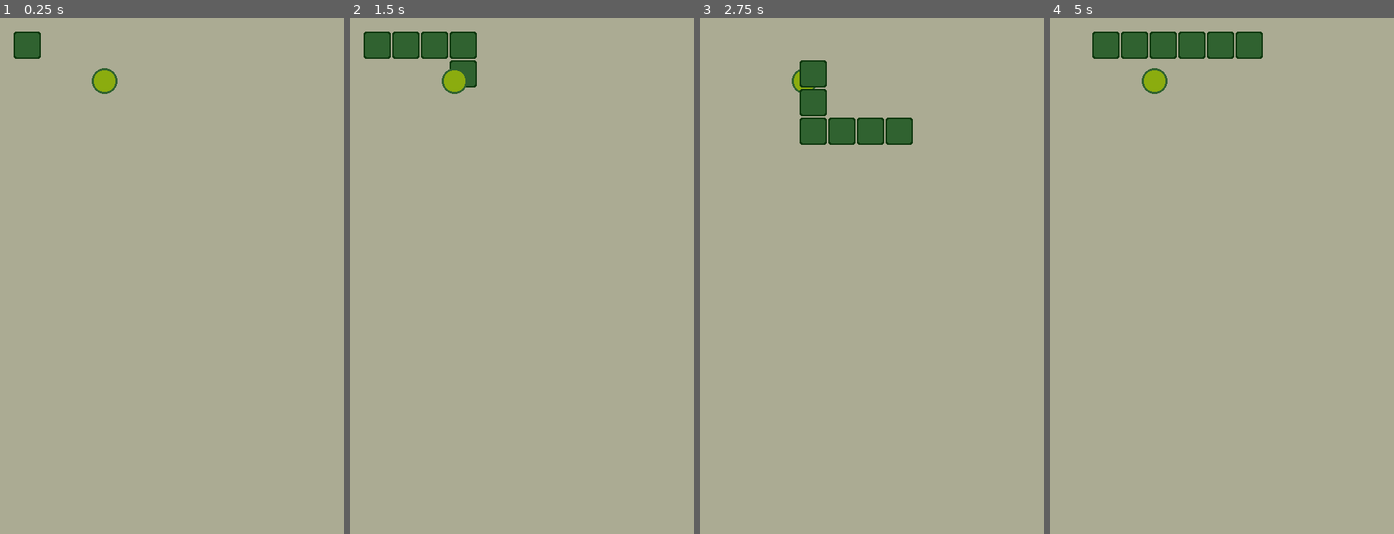
Above: before the commit, frames 1-4 (left to right).
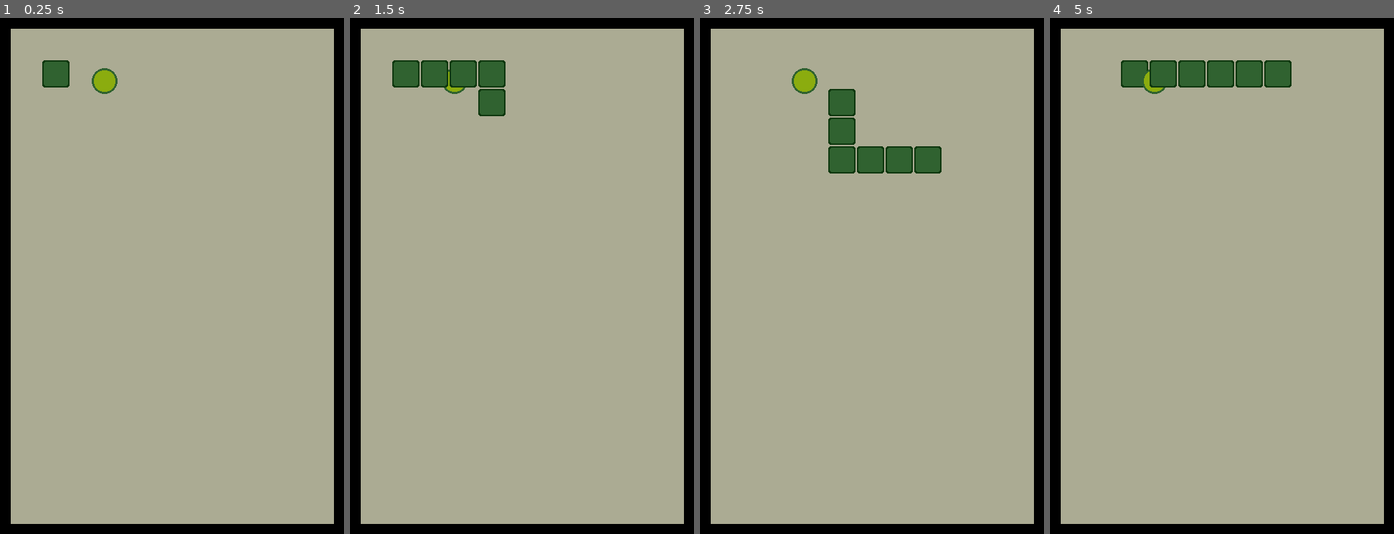
Above: after the commit, the same moments.

Repository: dotJamo/Personal_Snake_Project
Game: Godot game, scene res://Snake.tscn
Same seed, same stepped clock (60 frames per second), same inputs: the game is played once before the commit and once after it.
Inputs:
- Up to frame 1 (0.25 s): no input
- Up to frame 2 (1.5 s): tap Enter at 0.5 s; hold Right (ui_right) 0.53-1.28 s; hold Down (ui_down) from 1.28 s (still down)
- Up to frame 3 (2.75 s): release Down (ui_down) at 2.03 s; hold Right (ui_right) from 2.03 s (still down)
- Up to frame 4 (5 s): release Right (ui_right) at 2.78 s; hold Up (ui_up) 2.78-3.53 s; hold Left (ui_left) from 3.53 s (still down)

The runs differ from the first frame. In frame 1, 11% of the frame differs, in the area x 0-100%, y 0-100%; in frame 2, 13%; in frame 3, 14%; in frame 4, 15%.

Commit message:
Fail State
Added a fail state if colliding with self or wall.

It's not actually detecting collision, it's just doing math and seeing if anything exists at those coordinates or if it exceeds the bounds of the game.

Diff:
--- a/MainSegment.gd
+++ b/MainSegment.gd
@@ -8,6 +8,7 @@
 			"ui_down": Vector2.DOWN}
 var started:bool=false
 @onready var gtimer = get_node("/root/Main/GlobalTimer")
+var all_pos:Array = []
 
 
 func _ready():
@@ -18,8 +19,8 @@
 	for dir in inputs.keys():
 		if event.is_action_pressed(dir) and inputs[dir] != -last_direction:
 			move(dir)
-		else:
-			pass
+		if event.is_action_pressed(dir) and started == false:
+			move(dir)
 
 func move(dir):
 	started = true
@@ -31,6 +32,18 @@
 
 func _on_global_timer_timeout():
 	if started == true:
-		var old_position = position
+		get_all_object_position_but_not_food()
 		var new_position = position + last_direction * tile_size
-		position = new_position
+		for check in all_pos:
+			if new_position == check:
+				get_tree().reload_current_scene()
+			if new_position.x >= 440 or new_position.x <= 0 or new_position.y >= 680 or new_position.y <= 0:
+				get_tree().reload_current_scene()
+			else:
+				all_pos.clear()
+				position = new_position
+
+func get_all_object_position_but_not_food():
+	for pos in get_node("/root/Main/").get_children():
+		if pos.is_in_group("collisionobjects"):
+			all_pos.append(pos.position)
--- a/OldSegment.gd
+++ b/OldSegment.gd
@@ -10,6 +10,5 @@
 
 func _on_global_timer_timeout():
 	lifetime += 1
-	print(lifetime)
 	if lifetime == length:
 		queue_free()
--- a/Snake.tscn
+++ b/Snake.tscn
@@ -21,7 +21,7 @@
 speed = 0.3
 
 [node name="MainSegment" type="Area2D" parent="."]
-position = Vector2(2, 2)
+position = Vector2(36, 33)
 scale = Vector2(0.442821, 0.442821)
 script = ExtResource("1_c34el")
 metadata/_edit_group_ = true
@@ -57,7 +57,7 @@
 [node name="GlobalTimer" type="Timer" parent="."]
 autostart = true
 
-[node name="Food" type="Area2D" parent="." groups=["collisionobjects"]]
+[node name="Food" type="Area2D" parent="."]
 position = Vector2(146, 88)
 metadata/_edit_group_ = true
 
@@ -68,7 +68,6 @@
 shape = SubResource("RectangleShape2D_rmpl8")
 
 [node name="Frame" type="Area2D" parent="."]
-visible = false
 
 [node name="Frame2" type="Sprite2D" parent="Frame"]
 position = Vector2(240, 360)
--- a/Time.gd
+++ b/Time.gd
@@ -10,16 +10,12 @@
 func _process(_delta):
 	get_node("GlobalTimer").wait_time = speed
 
-
-
 func _on_global_timer_timeout():
 	var started = get_node("MainSegment").started
 	if started == true:
 		var createsegment = load("res://old_segment.tscn").instantiate()
 		createsegment.position = get_node("MainSegment").position
 		add_child(createsegment)
-		print("Spawned Segment")
-		_get_all_object_position()
 
 func _get_all_object_position():
 	var all_pos : Array = []
@@ -27,4 +23,3 @@
 	for pos in self.get_children():
 		if pos is Node2D:
 			all_pos.append(pos.position)
-	print(all_pos)
